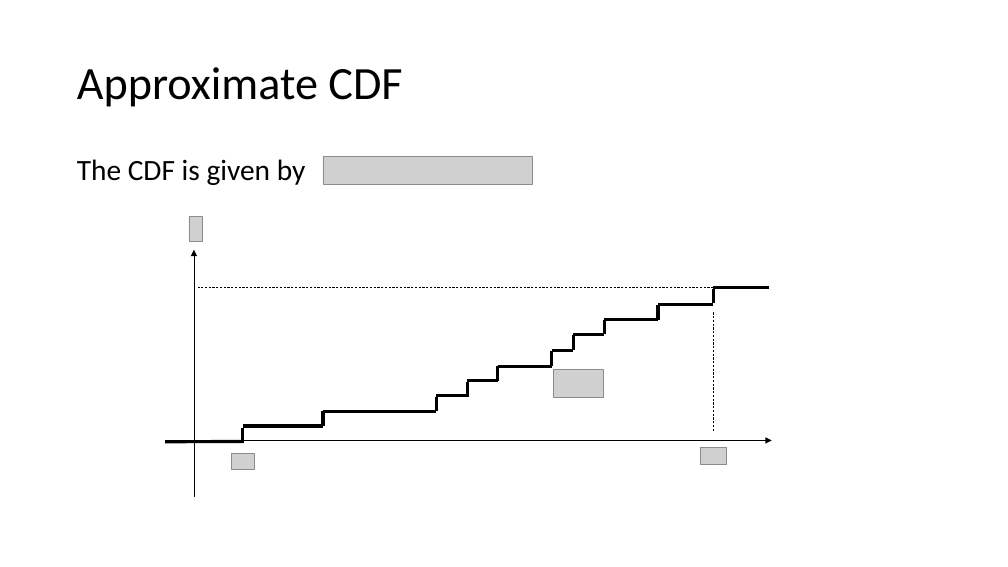
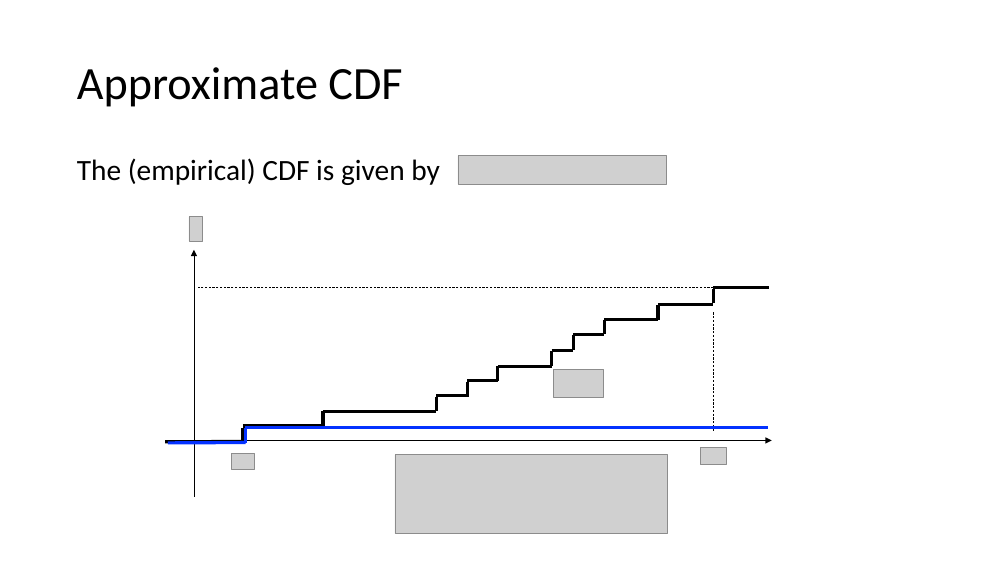
Before and after one commit to zkarnin/density_sketch, a slide deck: slide 6 of presentation.pptx (slide 4 before the commit). Drawn at 1008x567 pixels with LibreOffice and Linux fonts; fonts in the diff are those of the drawing; grey boxes stand for pictures; background and template pictures are left out. Boxes give left, top, right and bottom in pixels: in the first picture for what was removed or moved away, otherwise in the second. Text is boxed around its words. In the diff, an @@ line names an element or a change of style, - is before the commit and + after.

```diff
--- a/presentation.pptx
+++ b/presentation.pptx
@@ text at [77,158,440,185]: text changed @@
-The CDF is given by
+The (empirical) CDF is given by
@@ picture: place and size @@
-picture at [323,156,532,185]
+picture at [458,156,667,185]
@@ line added from (168, 443) to (246, 442), #0432FF 3 pt @@
@@ line added from (245, 428) to (245, 442), #0432FF 3 pt @@
@@ line added from (245, 427) to (768, 427), #0432FF 3 pt @@
@@ picture added at [395,455,667,534] @@
```
Also in this commit, not shown: 4 other slides changed, 3 slides added, 1 slide removed.
